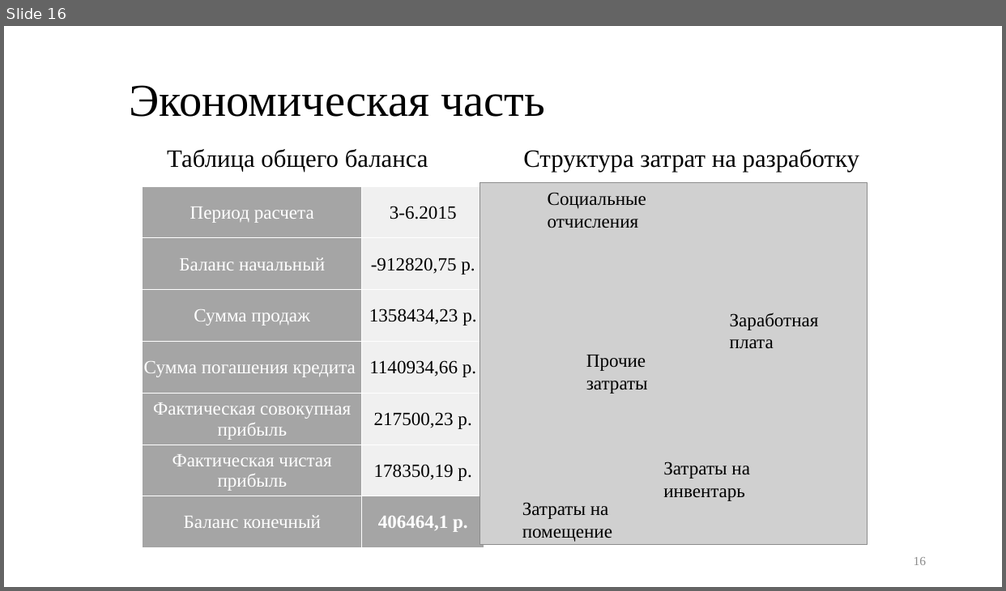
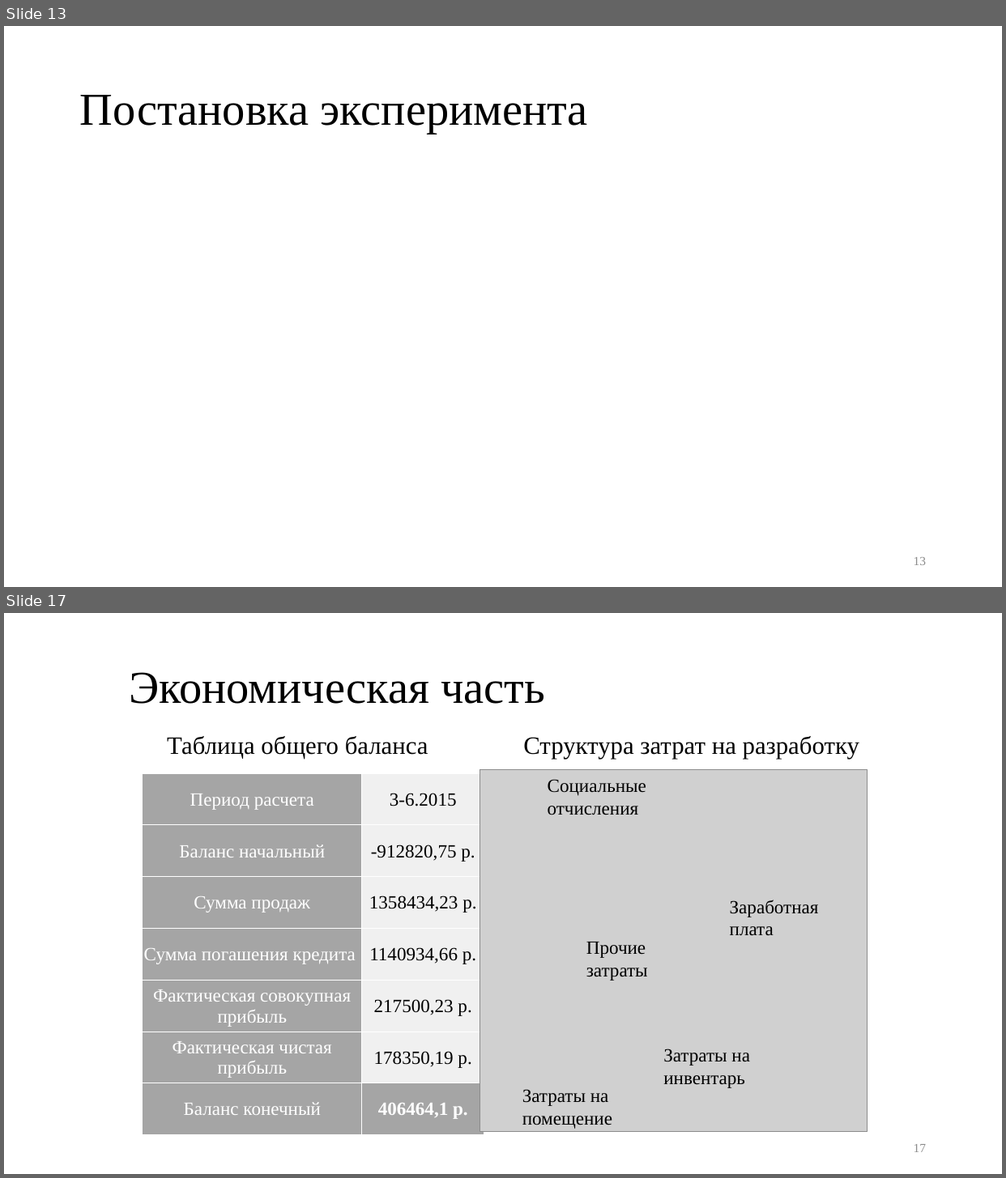
Before and after one commit to kaedvann/TrackFilter, a slide deck: docs/thesis/thesis.pptx. Shown one above the other, each under a label of ours: slide 16 before the commit, slides 13 and 17 after it; the slides between them are not shown. The pictures are 1006x591 and 1006x1178 pixels, drawn with LibreOffice and Linux fonts; fonts in the diff are those of the drawing; grey boxes stand for pictures. Boxes give left, top, right and bottom in pixels: in the first picture for what was removed or moved away, otherwise in the second. Text is boxed around its words. In the diff, an @@ line names an element or a change of style, - is before the commit and + after.

```diff
--- a/docs/thesis/thesis.pptx
+++ b/docs/thesis/thesis.pptx
@@ slide 13 added at (x1=4, y1=26, x2=1002, y2=587), background #FFFFFF @@
@@ title added at (x1=80, y1=95, x2=588, y2=134), 44 pt, text #000000 @@
+Постановка эксперимента
@@ page number added at (x1=914, y1=557, x2=926, y2=565), 12 pt, text #8C8C8C @@
+13
@@ what was slide 16 is now slide 17 @@
@@ page number at (x1=914, y1=1144, x2=926, y2=1152): text changed @@
-16
+17
```
Also in this commit, not shown: 3 slides changed, 2 other slides added, 2 slides removed, 15 other files.
